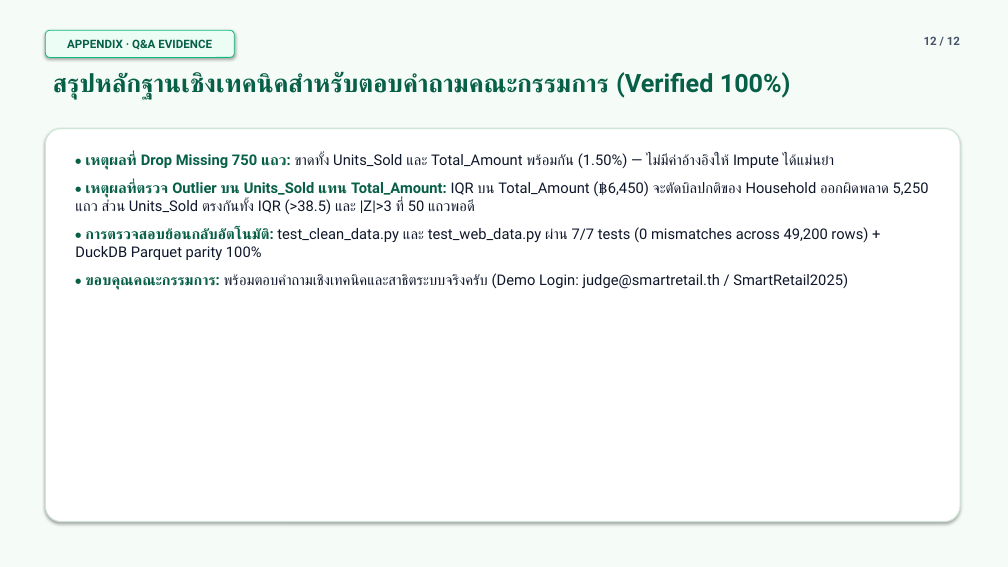
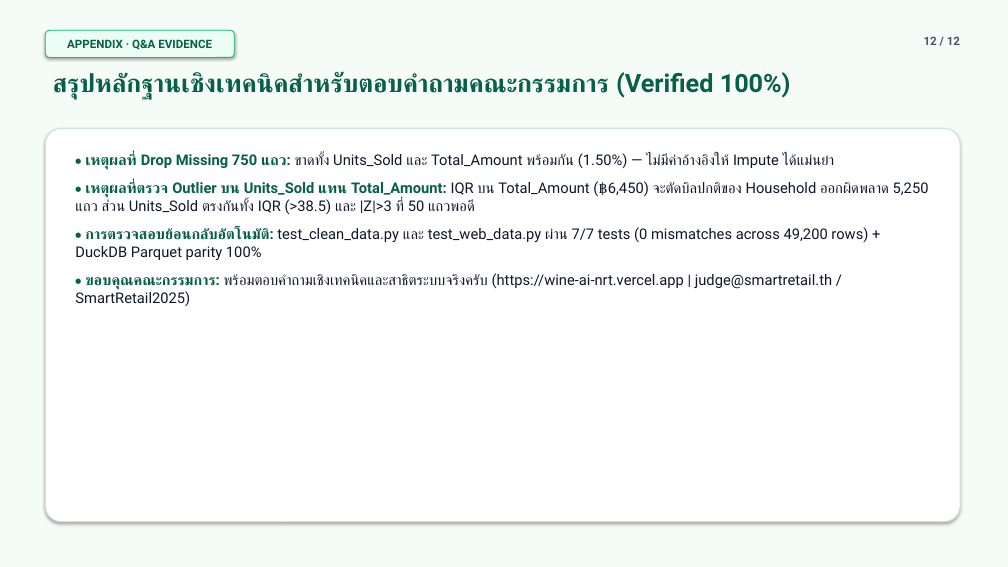
Before and after one commit to app339969-lgtm/wine-ai-nrt, a slide deck: slide 12 of slides/SmartRetail_Presentation.pptx. Drawn at 1008x567 pixels with LibreOffice and Linux fonts; fonts in the diff are those of the drawing. Boxes give left, top, right and bottom in pixels: in the first picture for what was removed or moved away, otherwise in the second. Text is boxed around its words. In the diff, an @@ line names an element or a change of style, - is before the commit and + after.

Commit message:
docs: embed live Vercel URL into infographic, slides, and deploy guide

```diff
--- a/slides/SmartRetail_Presentation.pptx
+++ b/slides/SmartRetail_Presentation.pptx
@@ text at <box>75,273,832,306</box>: text changed @@
-• ขอบคุณคณะกรรมการ: พร้อมตอบคำถามเชิงเทคนิคและสาธิตระบบจริงครับ (Demo Login: judge@smartretail.th / SmartRetail2025)
+• ขอบคุณคณะกรรมการ: พร้อมตอบคำถามเชิงเทคนิคและสาธิตระบบจริงครับ (https://wine-ai-nrt.vercel.app | judge@smartretail.th / SmartRetail2025)
```
Also in this commit, not shown: 1 other slide changed, 4 other files.
